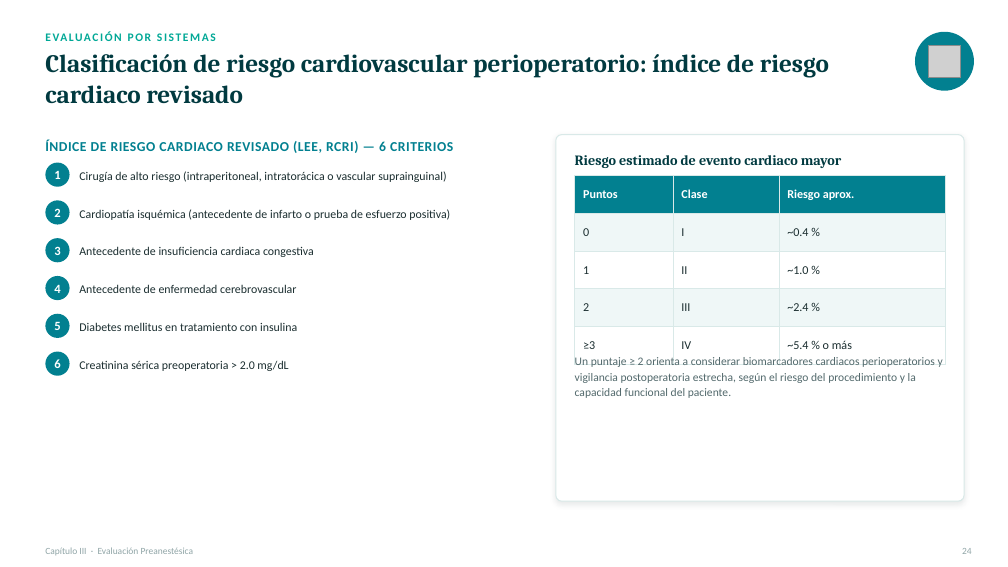
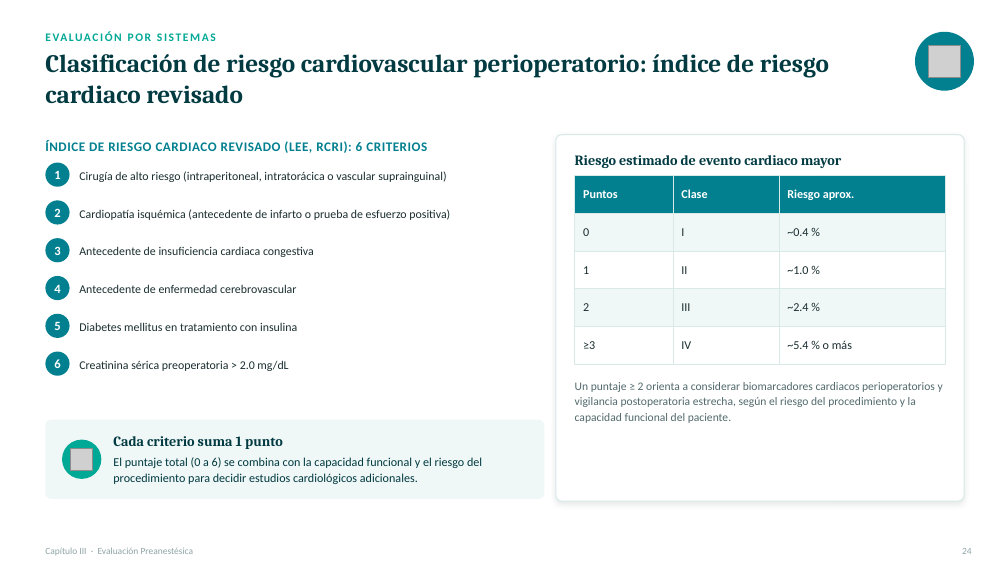
Before and after one commit to lestertavarezr/gpa-academy1, a slide deck: slide 25 of presentaciones/Capitulo_III_Evaluacion_Preanestesica.pptx. Drawn at 1008x567 pixels with LibreOffice and Linux fonts; fonts in the diff are those of the drawing; grey boxes stand for pictures. Boxes give left, top, right and bottom in pixels: in the first picture for what was removed or moved away, otherwise in the second. Text is boxed around its words. In the diff, an @@ line names an element or a change of style, - is before the commit and + after.

```diff
--- a/presentaciones/Capitulo_III_Evaluacion_Preanestesica.pptx
+++ b/presentaciones/Capitulo_III_Evaluacion_Preanestesica.pptx
@@ text at box(45, 140, 427, 153): text changed; size 13 to 12.5 pt @@
-ÍNDICE DE RIESGO CARDIACO REVISADO (LEE, RCRI) — 6 CRITERIOS
+ÍNDICE DE RIESGO CARDIACO REVISADO (LEE, RCRI): 6 CRITERIOS
@@ text "Un puntaje ≥ 2 orienta ...": place and size @@
-text "Un puntaje ≥ 2 orienta ..." at box(575, 357, 943, 398)
+text "Un puntaje ≥ 2 orienta ..." at box(575, 382, 943, 423)
@@ rounded rectangle added at box(45, 420, 544, 499), fill #EFF7F7 @@
@@ ellipse added at box(62, 440, 101, 479), fill #00A896 @@
@@ picture added at box(70, 448, 92, 470) @@
@@ text added at box(113, 436, 283, 449), 13.5 pt, text #013A40, bold @@
+Cada criterio suma 1 punto
@@ text added at box(113, 457, 482, 484), 11.5 pt, text #013A40 @@
+El puntaje total (0 a 6) se combina con la capacidad funcional y el riesgo del procedimiento para decidir estudios cardiológicos adicionales.
```
Also in this commit, not shown: 14 other slides changed.
